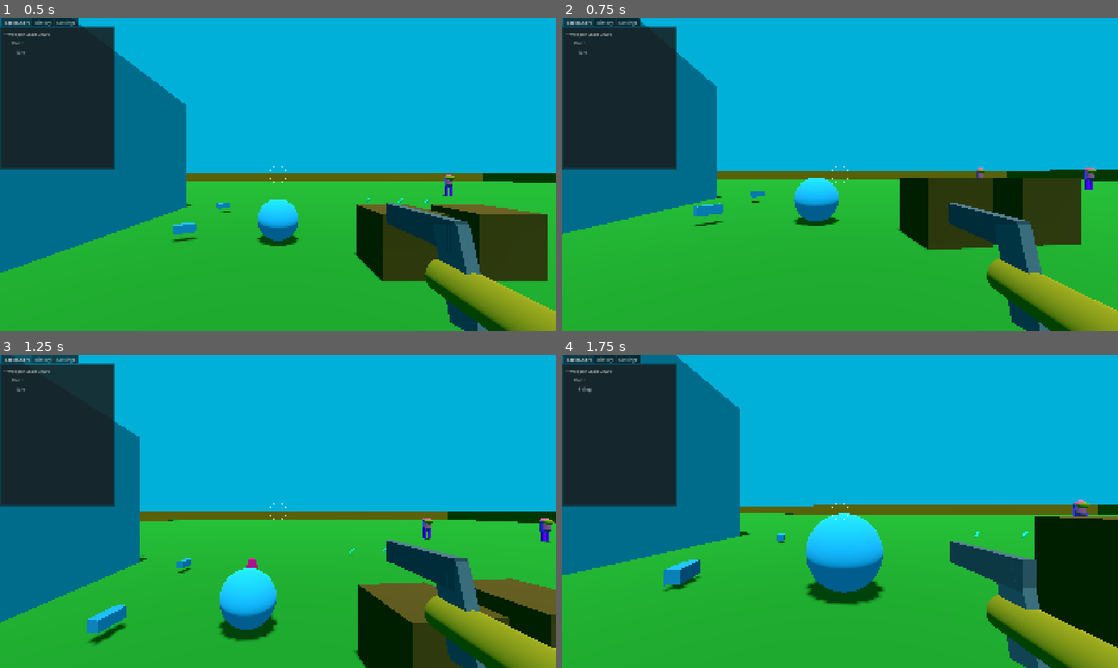
Above: before the commit, frames 1-4 (two rows, left to right).
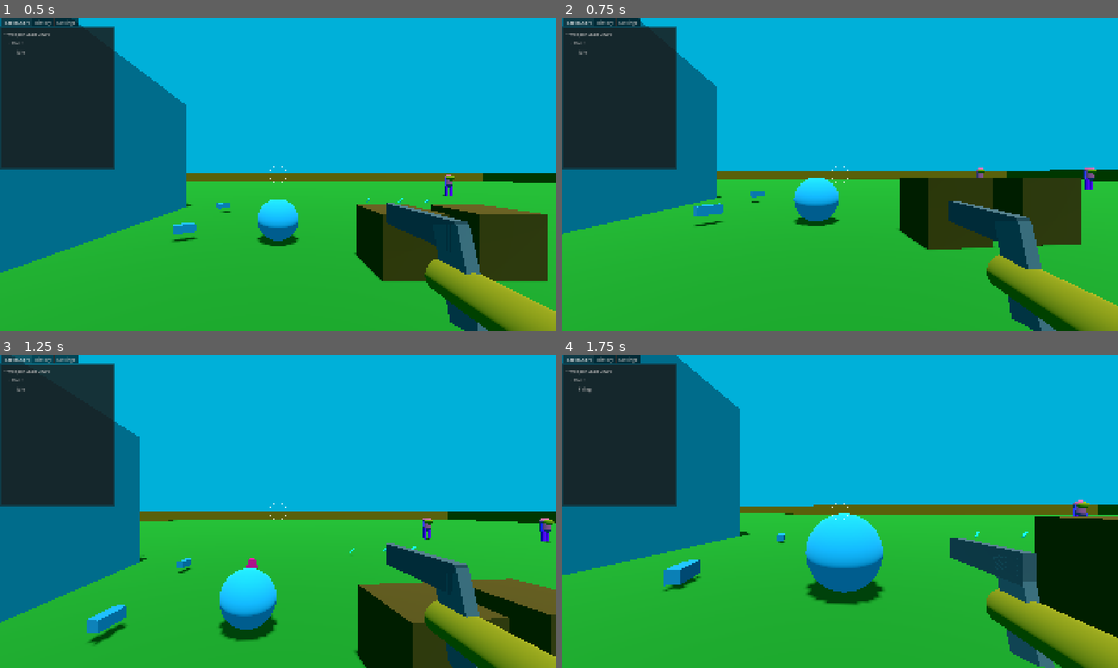
Above: after the commit, the same moments.

Repository: janisl/rpg-core
Game: Godot game, scene res://systems/main_scene.tscn
Two runs of this game, one before a commit and one after it. Both use one fixed random seed, a clock stepped at 60 frames per second and the inputs below.
Inputs (mouse positions are in pixels of both pictures, inside the frame that each line leads up to):
- Up to frame 1 (0.5 s): no input
- Up to frame 2 (0.75 s): move the mouse to (867, 174) at 0.52 s; hold W (forward) from 0.53 s (still down); hold Shift (crouch) from 0.53 s (still down)
- Up to frame 3 (1.25 s): keep holding W (forward); keep holding Shift (crouch); tap Space (jump) at 0.77 s
- Up to frame 4 (1.75 s): keep holding W (forward); move the mouse to (812, 511) at 1.27 s; release Shift (crouch) at 1.28 s; click (812, 511) at 1.35 s; tap Space (jump) at 1.52 s

Frame 1 is identical in both runs. In frame 2, 1.3% of the frame differs, in the area x 69-100%, y 58-100%; in frame 3, 1.7%; in frame 4, 2.5%.

Commit message:
Weapon vertical lag.

Diff:
--- a/actors/player/components/weapon_controller.gd
+++ b/actors/player/components/weapon_controller.gd
@@ -44,6 +44,14 @@
 @export var recoil_model_max := 0.15
 @export_range(0, 90, 0.1, "radians_as_degrees") var recoil_pitch_max := 0.4
 
+@export_group("Vertical lag")
+@export var vertical_lag_enabled := true
+@export var vertical_lag_stiffness := 80.0
+@export var vertical_lag_damping := 12.0
+@export var vertical_lag_dead_zome := 0.05
+@export var vertical_lag_max := 0.03
+@export var vertical_lag_vel_max := 10.0
+
 var current_weapon: Weapon
 var current_weapon_model: Node3D
 var animation_player: AnimationPlayer
@@ -73,6 +81,11 @@
 var _recoil_z_vel := 0.0
 var _recoil_pitch := 0.0
 var _recoil_pitch_vel := 0.0
+
+var _vertical_lag_y := 0.0
+var _vertical_lag_y_vel := 0.0
+var _prev_camera_y := 0.0
+var _vertical_lag_seeded := false
 
 
 func _process(delta: float) -> void:
@@ -226,10 +239,11 @@
 	var look_offset := _update_look_sway(delta)
 	var bob_offset := _update_bob(delta)
 	var recoil_offset := _update_recoil(delta)
+	var vlag_offset := _update_vertical_lag(delta)
 
 	var strafe_tilt = _update_strafe_tilt(delta)
 
-	current_weapon_model.position = base_weapon_position + idle_offset + look_offset + bob_offset + recoil_offset
+	current_weapon_model.position = base_weapon_position + idle_offset + look_offset + bob_offset + recoil_offset + vlag_offset
 	current_weapon_model.rotation = Vector3(_recoil_pitch, 0.0, strafe_tilt)
 
 
@@ -395,3 +409,36 @@
 	_recoil_pitch_vel = result_pitch.y
 
 	return Vector3(0.0, 0.0, _recoil_z)
+
+
+func _update_vertical_lag(delta: float) -> Vector3:
+	if not vertical_lag_enabled or not player or not current_weapon_model:
+		return Vector3.ZERO
+
+	var cam_y := player.camera_controller.global_position.y
+
+	if not _vertical_lag_seeded:
+		_prev_camera_y = cam_y
+		_vertical_lag_seeded = true
+		return Vector3.ZERO
+
+	var cam_vel_y := (cam_y - _prev_camera_y) / delta
+	_prev_camera_y = cam_y
+
+	cam_vel_y = clampf(cam_vel_y, -vertical_lag_vel_max, vertical_lag_vel_max)
+	if abs(cam_vel_y) < vertical_lag_dead_zome:
+		cam_vel_y = 0.0
+
+	var target_y := -cam_vel_y * current_weapon.vertical_lag_amount
+	var result = SpringUtil.apply(
+			_vertical_lag_y,
+			_vertical_lag_y_vel,
+			target_y,
+			vertical_lag_stiffness,
+			vertical_lag_damping,
+			delta
+	)
+	_vertical_lag_y = clampf(result.x, -vertical_lag_max, vertical_lag_max)
+	_vertical_lag_y_vel = result.y
+
+	return Vector3(0.0, _vertical_lag_y, 0.0)
--- a/weapons/resources/laser.tres
+++ b/weapons/resources/laser.tres
@@ -10,8 +10,9 @@
 max_ammo = 100
 is_automatic = true
 accuracy = 90
+weapon_scene = ExtResource("3_shorh")
+weapon_position = Vector3(0.14105655, -0.06323153, -0.18142417)
 is_hit_scan = false
-weapon_scene = ExtResource("3_shorh")
 projectile_scene = ExtResource("1_shorh")
-weapon_position = Vector3(0.14105655, -0.06323153, -0.18142417)
+vertical_lag_amount = 0.002
 metadata/_custom_type_script = "uid://bjvp63efii4fn"
--- a/weapons/resources/pistol.tres
+++ b/weapons/resources/pistol.tres
@@ -10,4 +10,5 @@
 is_automatic = true
 weapon_scene = ExtResource("2_cm5tq")
 weapon_position = Vector3(0.14105655, -0.06323153, -0.18142417)
+vertical_lag_amount = 0.002
 metadata/_custom_type_script = "uid://bjvp63efii4fn"
--- a/weapons/resources/shotgun.tres
+++ b/weapons/resources/shotgun.tres
@@ -9,11 +9,12 @@
 damage = 8.0
 max_ammo = 40
 fire_rate = 1.0
-range = 35.0
 accuracy = 80
 weapon_scene = ExtResource("2_vy2tt")
+weapon_position = Vector3(0.15307574, -0.1009149, -0.18142417)
+hit_scan_range = 35.0
 pellet_count = 8
 spread_angle = 0.1
-weapon_position = Vector3(0.15307574, -0.1009149, -0.18142417)
 recoil_cam_pitch = 0.08726646259971647
+vertical_lag_amount = 0.001
 metadata/_custom_type_script = "uid://bjvp63efii4fn"
--- a/weapons/weapon.gd
+++ b/weapons/weapon.gd
@@ -30,3 +30,6 @@
 @export_range(0, 90, 0.1, "radians_as_degrees") var recoil_cam_roll := 0.0
 @export var recoil_model_kickback := 0.02
 @export_range(0, 90, 0.1, "radians_as_degrees") var recoil_model_rise := deg_to_rad(8.0)
+
+@export_group("Vertical lag")
+@export var vertical_lag_amount := 0.0
